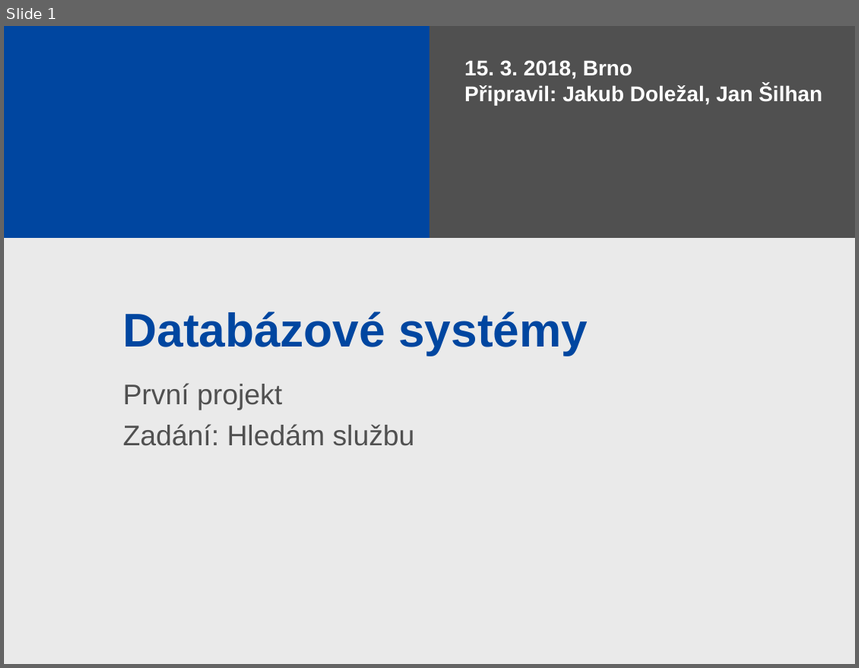
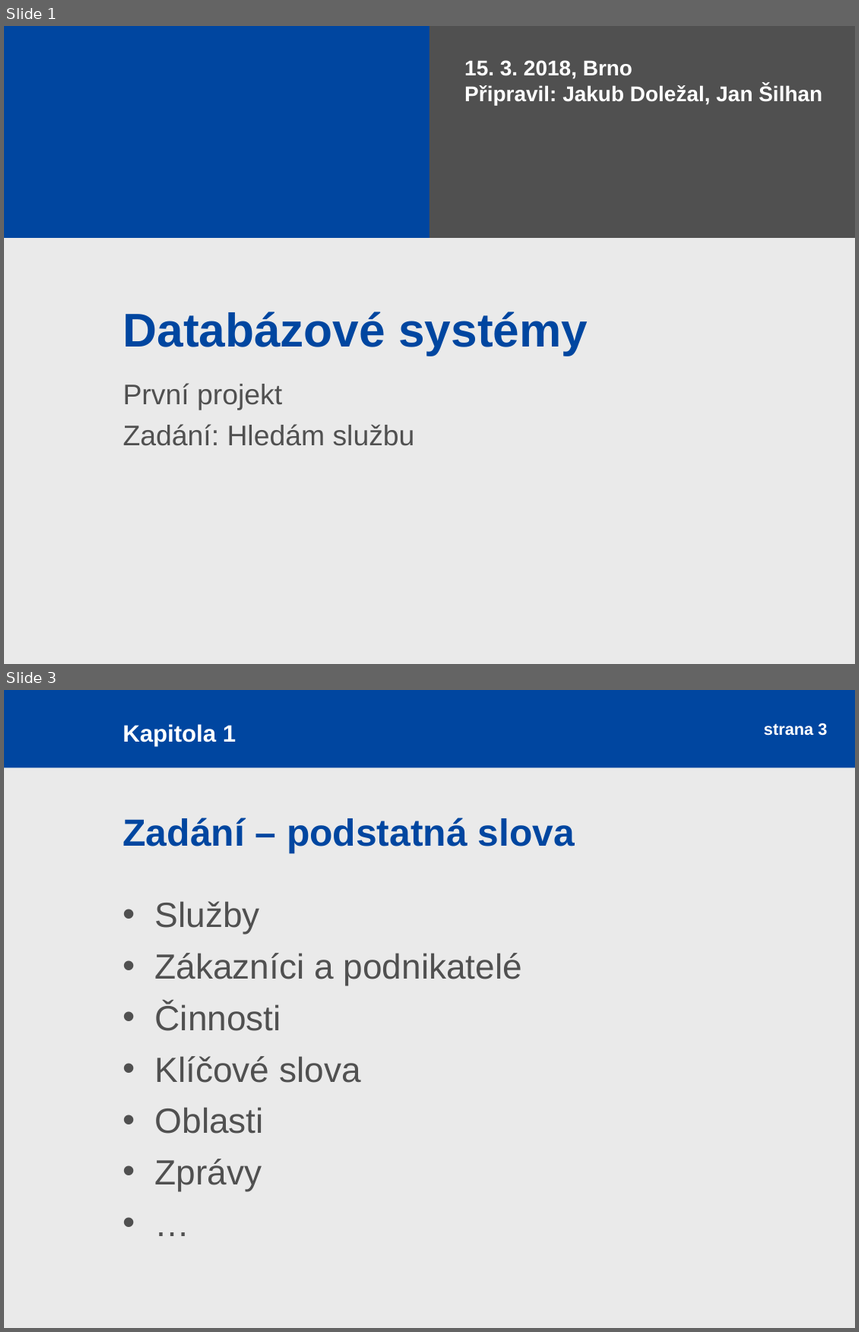
Before and after one commit to rajzik/databaze, a slide deck: prezentace.ppt. Shown one above the other, each under a label of ours: slide 1 before the commit, slides 1 and 3 after it; the slides between them are not shown. The pictures are 859x668 and 859x1332 pixels, drawn with LibreOffice and Linux fonts; fonts in the diff are those of the drawing; background and template pictures are left out. Boxes give left, top, right and bottom in pixels: in the first picture for what was removed or moved away, otherwise in the second. Text is boxed around its words. In the diff, an @@ line names an element or a change of style, - is before the commit and + after.

```diff
--- a/prezentace.ppt
+++ b/prezentace.ppt
@@ slide 3 added at (4, 690, 855, 1328), background #EAEAEA @@
@@ rectangle added at (4, 690, 855, 768), fill #0046A0 @@
@@ text added at (123, 724, 236, 747), 20 pt, text #FFFFFF, bold @@
+Kapitola 1
@@ page number added at (764, 723, 827, 736), 14 pt, text #FFFFFF, bold @@
+strana 3
@@ title added at (123, 818, 575, 853), 32 pt, text #0046A0, bold @@
+Zadání – podstatná slova
@@ text added at (155, 901, 522, 1192), 29.6 pt, text #505050 @@
+• Služby
+• Zákazníci a podnikatelé
+• Činnosti
+• Klíčové slova
+• Oblasti
+• Zprávy
+• …
```
Also in this commit, not shown: 4 other slides added, 1 slide removed.
